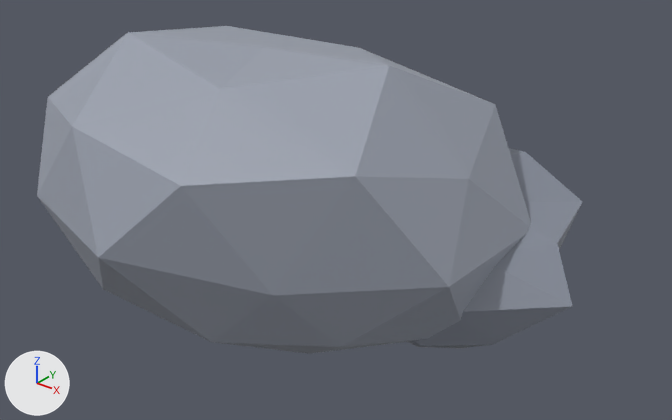
The FBX model assets/models/rock.fbx: old version first, new version second.
One viewpoint serves both versions: a 50 mm lens placed at (4.47, -4.76, 3.74), pointed at (0.54, 0.15, 0.7). Arrows for +X, +Y and +Z are at lower left; the lights stay in place. The first picture is the older version.

The older version as bpy lines, for what is in view:
```python
me_icosphere = bpy.data.meshes.new('Icosphere')
me_icosphere.from_pydata(...)  # 42 vertices, 80 faces; spans x -1.88..1.98, y -1.61..1.35, z -0.37..1.96
me_icosphere.materials.append(mat_9aa0ad)  # grey #9aa0ad
me_icosphere_001 = bpy.data.meshes.new('Icosphere.001')
me_icosphere_001.from_pydata(...)  # 42 vertices, 80 faces; spans x 0.52..2.43, y -0.36..1.37, z -0.22..1.22
me_icosphere_001.materials.append(mat_868c99)  # grey #868c99
ob_icosphere = bpy.data.objects.new('Icosphere', me_icosphere)
ob_icosphere.location = (0.0, 0.0, 0.0)
ob_icosphere_001 = bpy.data.objects.new('Icosphere.001', me_icosphere_001)
ob_icosphere_001.location = (0.0, 0.0, 0.0)
```
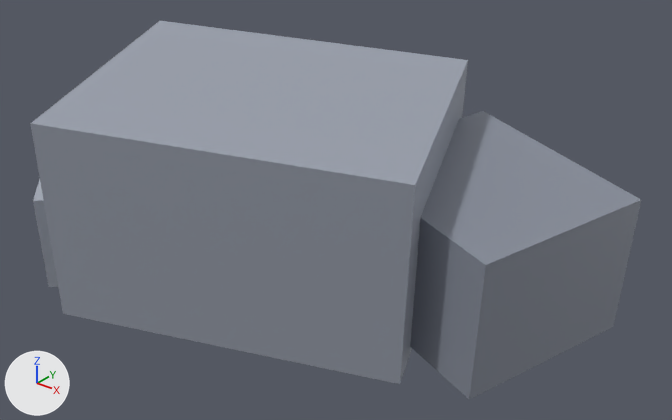
What differs and where, as boxes [x1, y1, x2, y2] in the pictures (672 x 420 px):
'Icosphere', reshaped (11% narrower, 11% taller): before [37, 26, 531, 354]; after [30, 21, 468, 384]
'Icosphere.001', reshaped (33% wider, 44% taller): before [409, 148, 582, 348]; after [410, 111, 641, 399]
'Cube.002', added: after [33, 179, 58, 287]

The change, as a diff of the scene's bpy script:
```diff
--- a/assets/models/rock.fbx.py
+++ b/assets/models/rock.fbx.py
@@ mat_a9afbb @@
+mat_a9afbb = principled_material('#a9afbb')
+mat_a9afbb.base_color = (0.397, 0.429, 0.497)  # grey #a9afbb
@@ me_icosphere @@
 # used by ob_icosphere; location = (0.0, 0.0, 0.0)
-me_icosphere.from_pydata(...)  # 42 vertices, 80 faces; spans x -1.88..1.98, y -1.61..1.35, z -0.37..1.96
+me_icosphere.from_pydata(...)  # 8 vertices, 6 faces; spans x -1.65..1.65, y -1.48..1.48, z -0.16..1.76
+# me_icosphere part 1: the whole mesh is rebuilt
 me_icosphere.materials.append(mat_9aa0ad)
@@ me_icosphere_001 @@
 # used by ob_icosphere_001; location = (0.0, 0.0, 0.0)
-me_icosphere_001.from_pydata(...)  # 42 vertices, 80 faces; spans x 0.52..2.43, y -0.36..1.37, z -0.22..1.22
+me_icosphere_001.from_pydata(...)  # 8 vertices, 6 faces; spans x 0.49..2.51, y -0.34..1.54, z -0.11..1.21
+# me_icosphere_001 part 2: the whole mesh is rebuilt
 me_icosphere_001.materials.append(mat_868c99)
@@ me_cube_002 @@
+me_cube_002.from_pydata([(-1.32, -1.177, -0.048), (-1.263, -1.233, 0.748), (-2.034, -0.484, 0.052), (-1.977, -0.54, 0.848), (-0.623, -0.46, -0.048), (-0.566, -0.516, 0.748), (-1.337, 0.233, 0.052), (-1.28, 0.177, 0.848)], [], [(0, 1, 3, 2), (2, 3, 7, 6), (6, 7, 5, 4), (4, 5, 1, 0), (2, 6, 4, 0), (7, 3, 1, 5)])
+me_cube_002.materials.append(mat_a9afbb)  # grey #a9afbb
@@ ob_cube_002 @@
+ob_cube_002 = bpy.data.objects.new('Cube.002', me_cube_002)
+ob_cube_002.location = (0.0, 0.0, 0.0)
```
